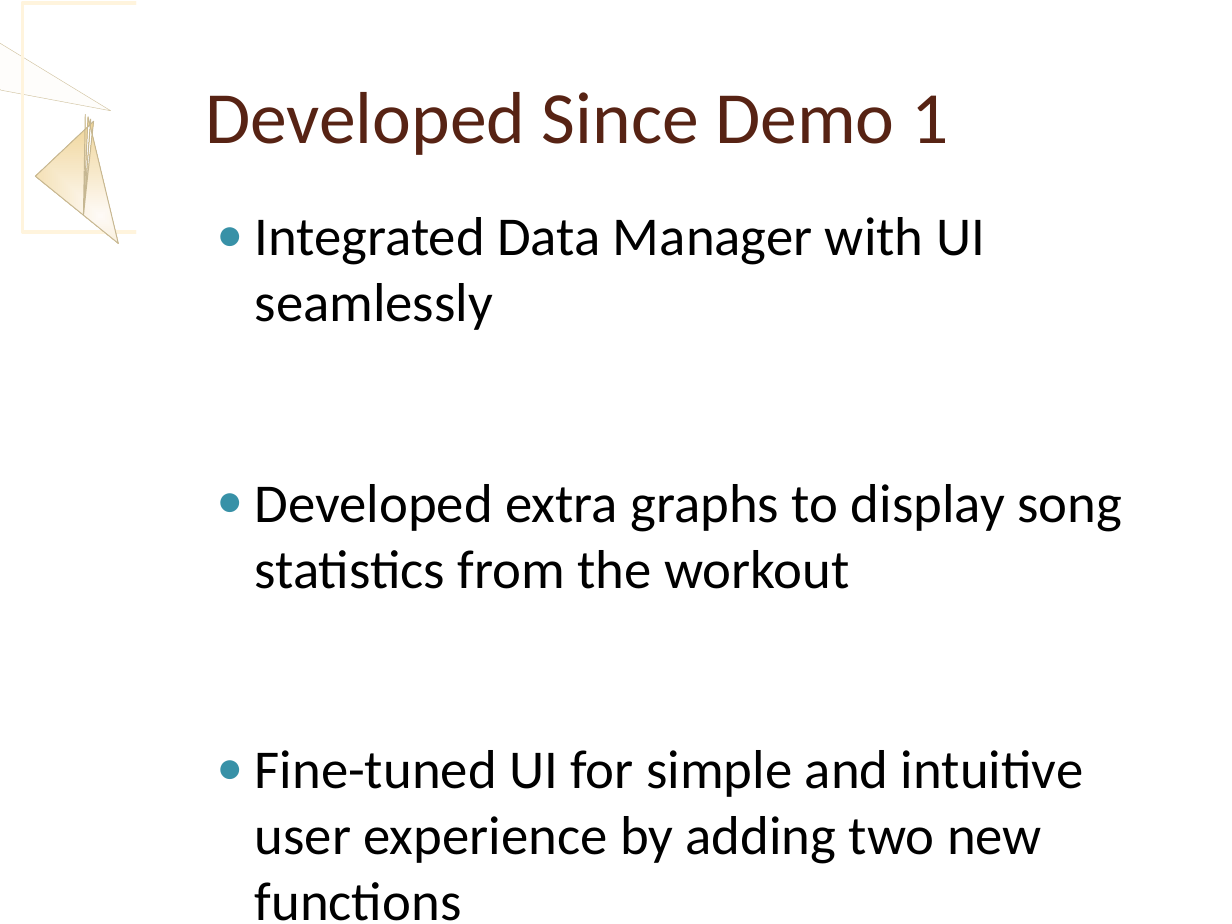
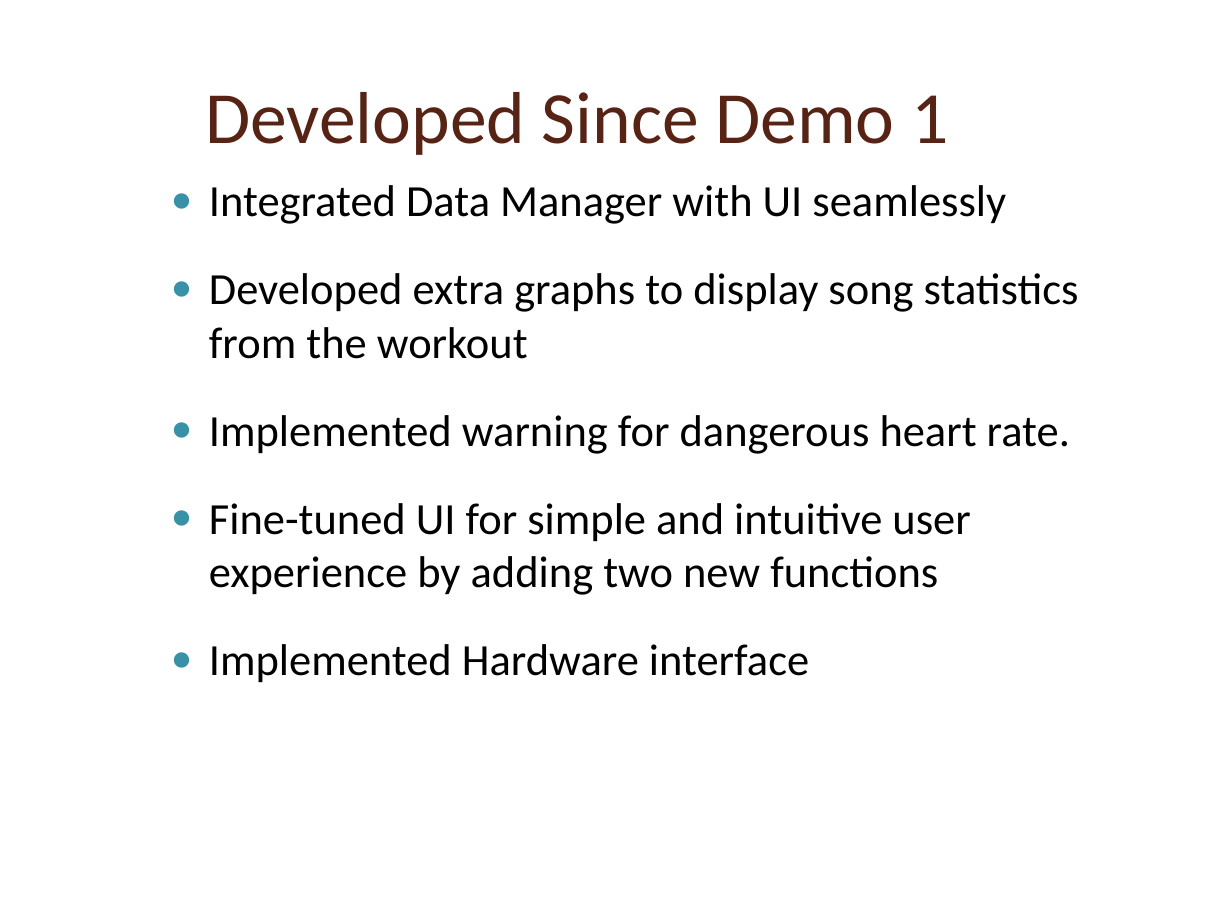
Before and after one commit to revan/HeartRateAdjuster, a slide deck: slide 7 of doc/demo2PPT.ppt (slide 6 before the commit). Drawn at 1232x924 pixels with LibreOffice and Linux fonts; fonts in the diff are those of the drawing; background and template pictures are left out. Boxes give left, top, right and bottom in pixels: in the first picture for what was removed or moved away, otherwise in the second. Text is boxed around its words. In the diff, an @@ line names an element or a change of style, - is before the commit and + after.

```diff
--- a/doc/demo2PPT.ppt
+++ b/doc/demo2PPT.ppt
@@ freeform shape removed at (0,0,111,111) @@
@@ rectangle removed at (22,2,251,232) @@
@@ rectangle removed at (137,0,1232,924) @@
@@ rectangle removed at (137,0,147,924) @@
@@ freeform shape removed at (0,110,206,321) @@
@@ text "Integrated Data Manager with UI ...": place and size @@
-text "Integrated Data Manager with UI ..." at (255,217,1122,864)
+text "Integrated Data Manager with UI ..." at (209,185,1079,683)
@@ text at (209,185,1079,683): size 32 to 26 pt in "Integrated Data Manager with UI seamlessly", "Developed extra graphs to display song statistics ...", "Fine-tuned UI for simple and intuitive user ...", "Implemented Hardware interface" @@
@@ text at (209,415,1070,454): paragraph added @@
+● Implemented warning for dangerous heart rate.
```
Also in this commit, not shown: 6 other slides changed, 1 slide added, 2 other files.
